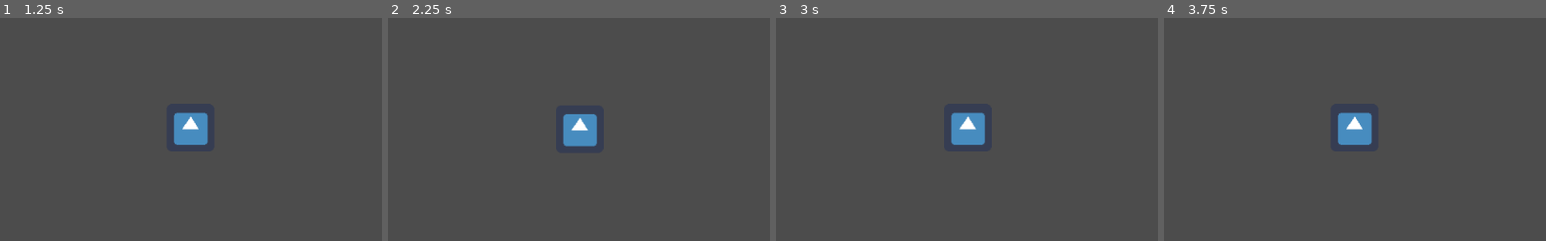
Above: before the commit, frames 1-4 (left to right).
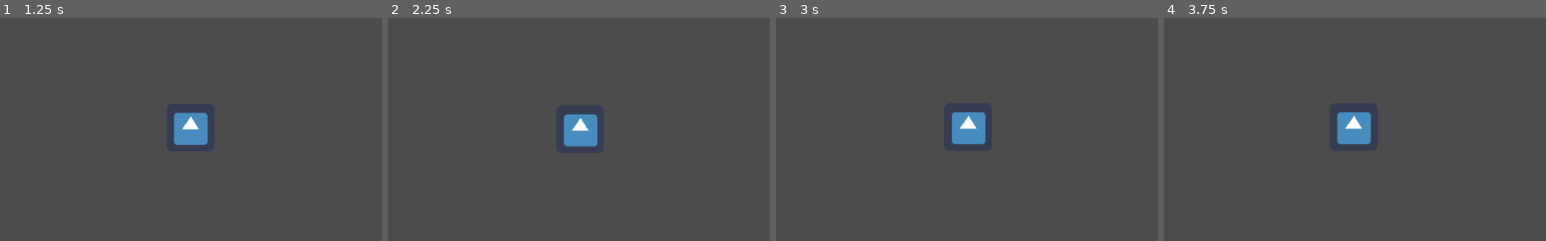
Above: after the commit, the same moments.

Repository: Markussim/fint_spel
Game: Godot game, scene res://testAnton.tscn
Two runs of this game, one before a commit and one after it. Both use one fixed random seed, a clock stepped at 60 frames per second and the inputs below. The project has no main scene, so this scene is started directly. The engine's default icon, where the game draws it, is replaced by a stand-in: a white triangle on a blue panel in a dark square.
Inputs:
- Up to frame 1 (1.25 s): tap Enter at 0.5 s; hold D (moveRight) from 0.53 s (still down)
- Up to frame 2 (2.25 s): tap Space at 1.25 s; release D (moveRight) at 1.28 s; hold S (moveDown) 1.28-2.03 s; tap Enter at 2 s; hold D (moveRight) from 2.03 s (still down)
- Up to frame 3 (3 s): tap Space at 2.75 s; release D (moveRight) at 2.78 s; hold W (moveUp) from 2.78 s (still down)
- Up to frame 4 (3.75 s): tap Enter at 3.5 s; release W (moveUp) at 3.53 s; hold A (moveLeft) from 3.53 s (still down)
The pictures show only the part of the screen within x 14-64%, y 6-56%; the shares and areas given below are measured in that part.

Frame 1 is identical in both runs. In frame 2, 0.2% of the frame differs, in the area x 45-55%, y 43-58%; in frame 3, 0.3%; in frame 4, 0.3%, in the area x 45-55%, y 42-57%.

Commit message:
other movement

Diff:
--- a/game/cat.gd
+++ b/game/cat.gd
@@ -1,21 +1,32 @@
 extends KinematicBody2D
 
-var velocity = Vector2()
+var moveTo = Vector2()
+var speed = 100;
+export var speedMultiplier = 1.2;
+var moving = false;
 
 # Called when the node enters the scene tree for the first time.
 func _ready():
 	pass
 
-# Called every frame. 'delta' is the elapsed time since the previous frame.
 func _process(delta):
-	velocity = Vector2()
-	if(Input.is_action_just_pressed("moveLeft")):
-		velocity.x -= 100;
-	if(Input.is_action_just_pressed("moveRight")):
-		velocity.x += 100;
-	if(Input.is_action_just_pressed("moveUp")):
-		velocity.y -= 100;
-	if(Input.is_action_just_pressed("moveDown")):
-		velocity.y += 100;
 
-	velocity = move_and_slide(velocity);
+	if(!moving):
+		if(Input.is_action_just_pressed("moveLeft")):
+			moveStuff(-speed,0)
+		if(Input.is_action_just_pressed("moveRight")):
+			moveStuff(speed,0)
+		if(Input.is_action_just_pressed("moveUp")):
+			moveStuff(0,-speed)
+		if(Input.is_action_just_pressed("moveDown")):
+			moveStuff(0,speed)
+	else:
+		move_and_slide(moveTo)
+		moving=false
+		moveTo = Vector2()
+
+func moveStuff(x,y):
+	moveTo.x += x
+	moveTo.y += y
+	speed*=speedMultiplier
+	moving = true;
